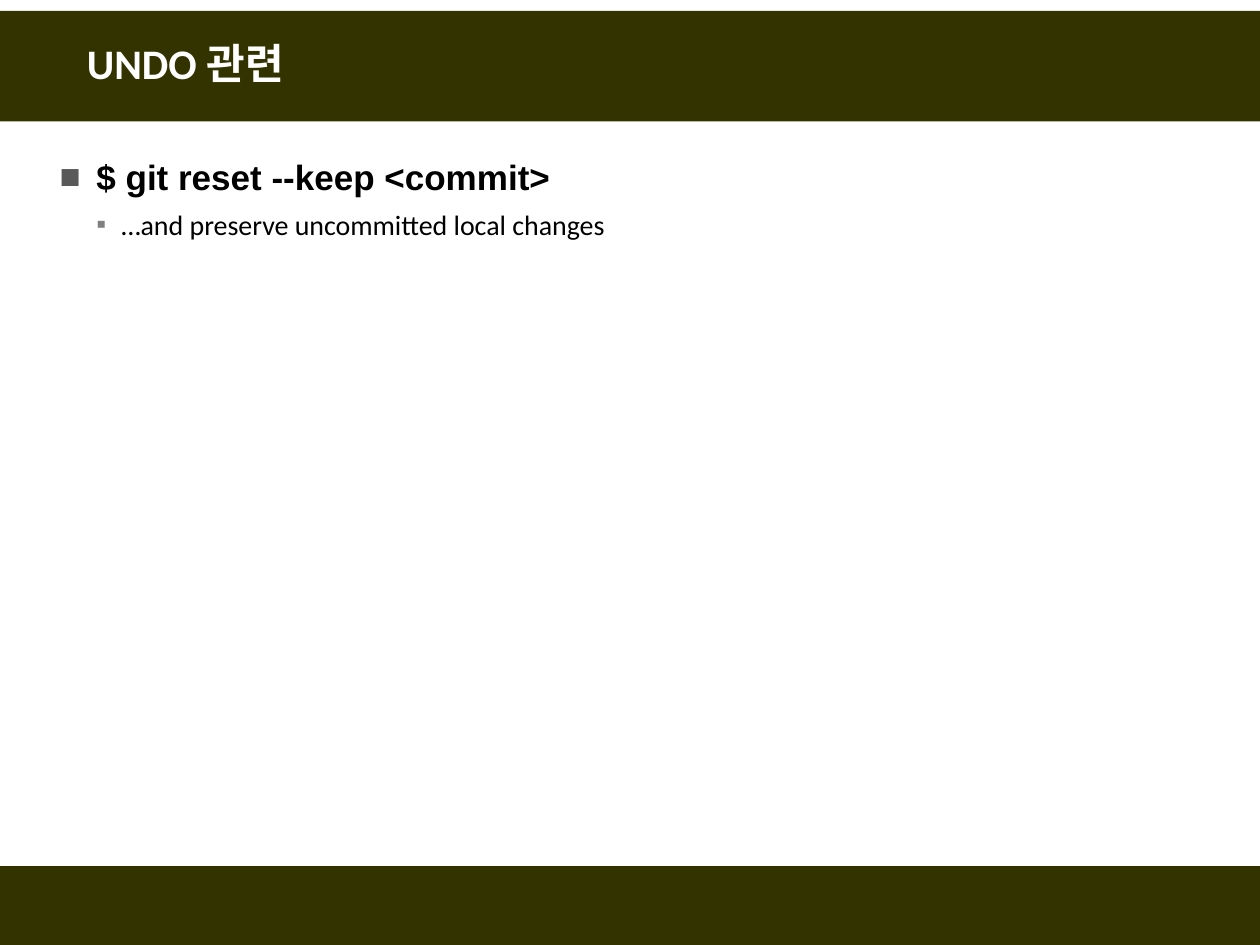
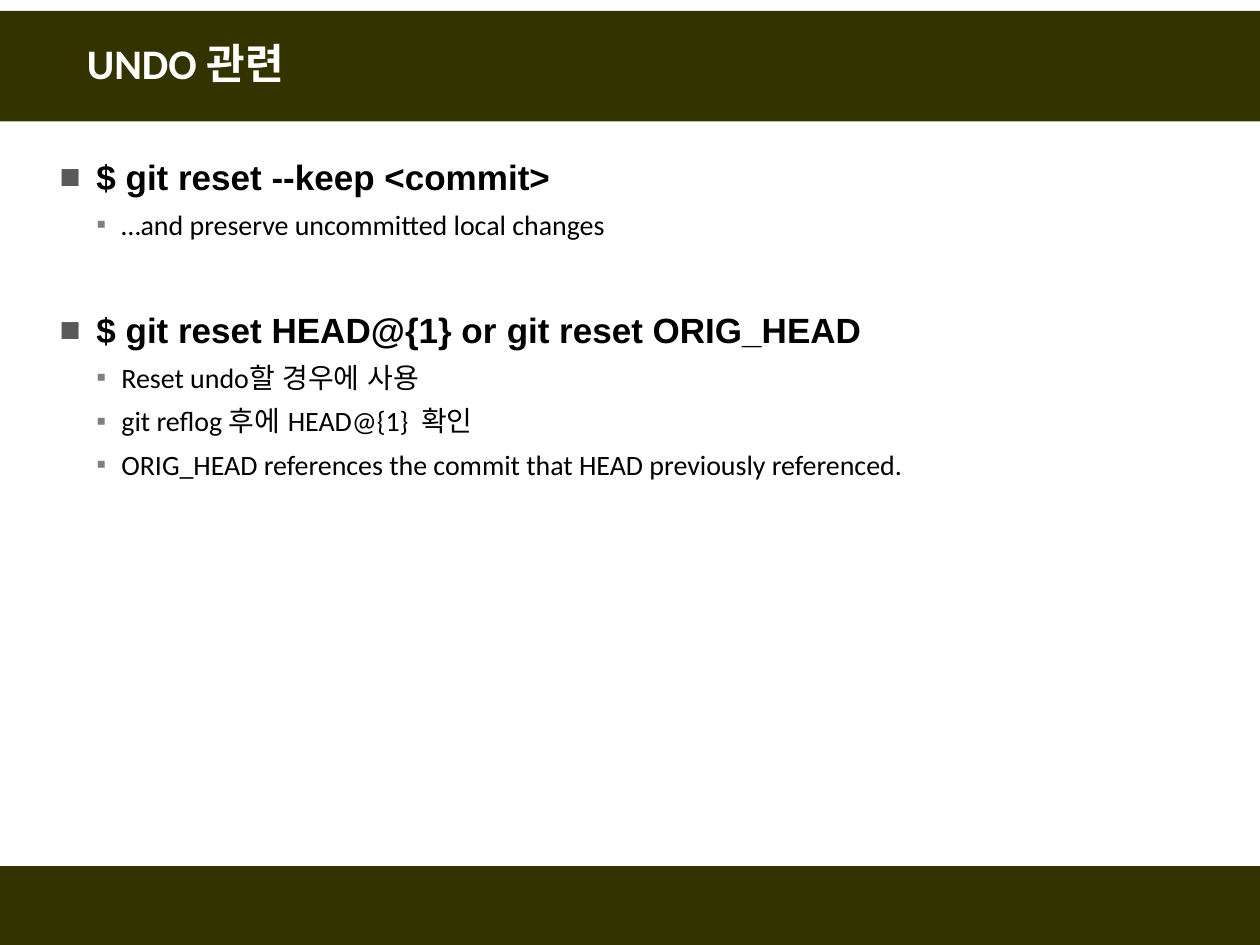
Before and after one commit to fasthill/github-lecture, a slide deck: slide 11 of git및github첫걸음11-명령어모음.pptx. Drawn at 1260x945 pixels with LibreOffice and Linux fonts; fonts in the diff are those of the drawing. Boxes give left, top, right and bottom in pixels: in the first picture for what was removed or moved away, otherwise in the second. Text is boxed around its words. In the diff, an @@ line names an element or a change of style, - is before the commit and + after.

```diff
--- a/git및github첫걸음11-명령어모음.pptx
+++ b/git및github첫걸음11-명령어모음.pptx
@@ text at <box>121,317,902,480</box>: paragraphs added @@
+■ $ git reset HEAD@{1} or git reset ORIG_HEAD
+  ▪ Reset undo할 경우에 사용
+  ▪ git reflog 후에 HEAD@{1} 확인
+  ▪ ORIG_HEAD references the commit that HEAD previously referenced.
```
Also in this commit, not shown: 2 other slides changed, 4 slides added.
